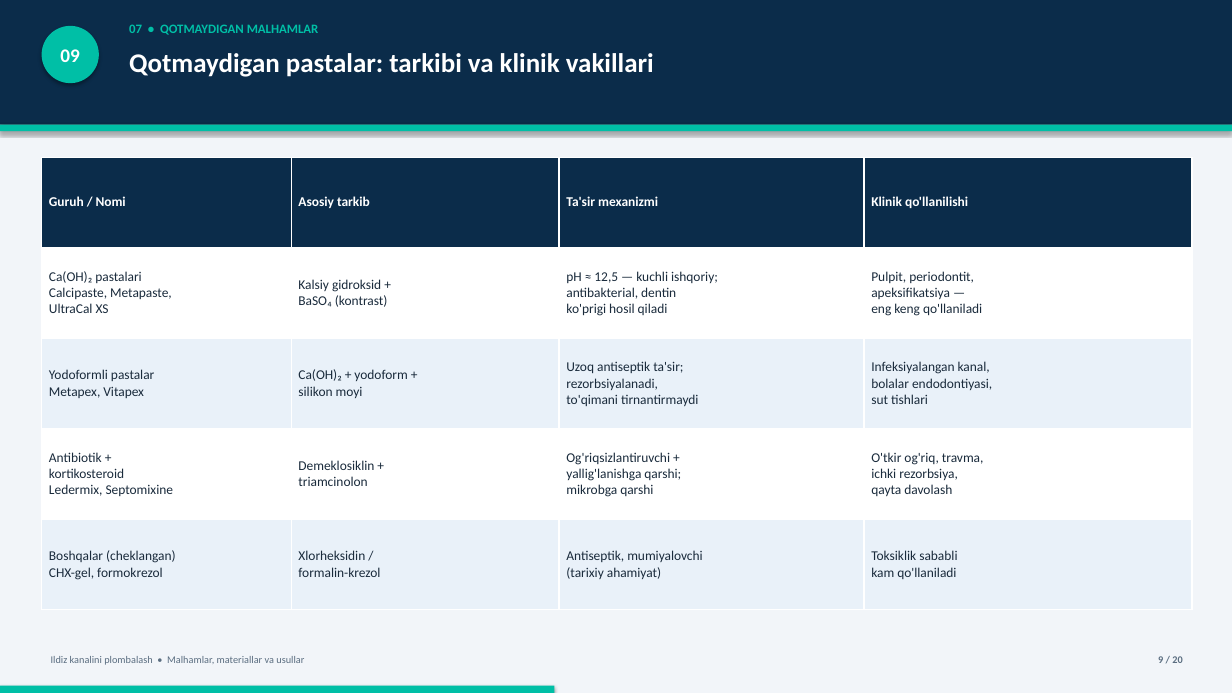
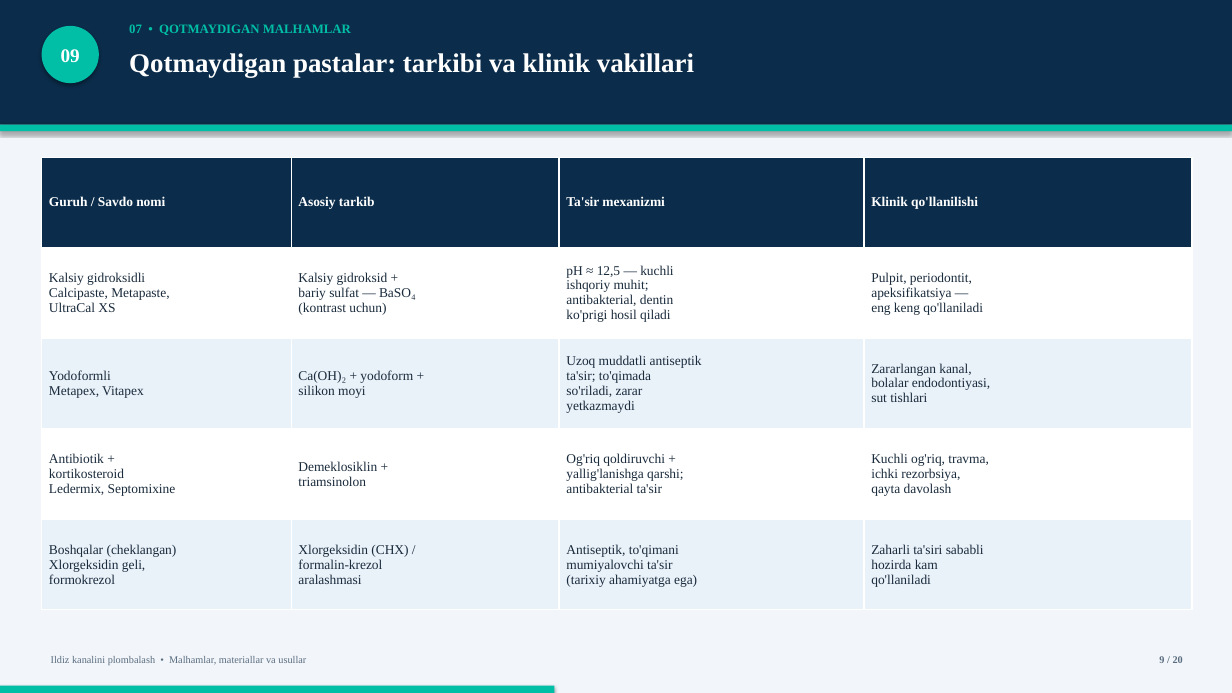
Before and after one commit to jabborovd18-collab/jdakimyo, a slide deck: slide 9 of Ildiz_kanalini_plombalash_taqdimot.pptx. Drawn at 1232x693 pixels with LibreOffice and Linux fonts; fonts in the diff are those of the drawing. Boxes give left, top, right and bottom in pixels: in the first picture for what was removed or moved away, otherwise in the second. Text is boxed around its words. In the diff, an @@ line names an element or a change of style, - is before the commit and + after.

Commit message:
Premium v3: Times New Roman, pure Uzbek terminology, scientific upgrade

```diff
--- a/Ildiz_kanalini_plombalash_taqdimot.pptx
+++ b/Ildiz_kanalini_plombalash_taqdimot.pptx
@@ table at bbox=[42, 157, 1192, 610] @@
-row 1, column 1: Guruh / Nomi
+row 1, column 1: Guruh / Savdo nomi
-row 2: Ca(OH)₂ pastalari Calcipaste, Metapaste, UltraCal XS | Kalsiy gidroksid + BaSO₄ (kontrast) | pH ≈ 12,5 — kuchli ishqoriy; antibakterial, dentin ko'prigi hosil qiladi | Pulpit, periodontit, apeksifikatsiya — eng keng qo'llaniladi
+row 2: Kalsiy gidroksidli Calcipaste, Metapaste, UltraCal XS | Kalsiy gidroksid + bariy sulfat — BaSO₄ (kontrast uchun) | pH ≈ 12,5 — kuchli ishqoriy muhit; antibakterial, dentin ko'prigi hosil qiladi | Pulpit, periodontit, apeksifikatsiya — eng keng qo'llaniladi
-row 3: Yodoformli pastalar Metapex, Vitapex | Ca(OH)₂ + yodoform + silikon moyi | Uzoq antiseptik ta'sir; rezorbsiyalanadi, to'qimani tirnantirmaydi | Infeksiyalangan kanal, bolalar endodontiyasi, sut tishlari
+row 3: Yodoformli Metapex, Vitapex | Ca(OH)₂ + yodoform + silikon moyi | Uzoq muddatli antiseptik ta'sir; to'qimada so'riladi, zarar yetkazmaydi | Zararlangan kanal, bolalar endodontiyasi, sut tishlari
-row 4: Antibiotik + kortikosteroid Ledermix, Septomixine | Demeklosiklin + triamcinolon | Og'riqsizlantiruvchi + yallig'lanishga qarshi; mikrobga qarshi | O'tkir og'riq, travma, ichki rezorbsiya, qayta davolash
+row 4: Antibiotik + kortikosteroid Ledermix, Septomixine | Demeklosiklin + triamsinolon | Og'riq qoldiruvchi + yallig'lanishga qarshi; antibakterial ta'sir | Kuchli og'riq, travma, ichki rezorbsiya, qayta davolash
-row 5: Boshqalar (cheklangan) CHX-gel, formokrezol | Xlorheksidin / formalin-krezol | Antiseptik, mumiyalovchi (tarixiy ahamiyat) | Toksiklik sababli kam qo'llaniladi
+row 5: Boshqalar (cheklangan) Xlorgeksidin geli, formokrezol | Xlorgeksidin (CHX) / formalin-krezol aralashmasi | Antiseptik, to'qimani mumiyalovchi ta'sir (tarixiy ahamiyatga ega) | Zaharli ta'siri sababli hozirda kam qo'llaniladi
@@ font Calibri to Times New Roman in "Asosiy tarkib", "Ta'sir mexanizmi", "Klinik qo'llanilishi", "Pulpit, periodontit, apeksifikatsiya — eng keng qo'llaniladi" and 2 more places @@
@@ font Calibri to Times New Roman in 5 elements at bbox=[42, 26, 99, 83], bbox=[129, 24, 351, 35], bbox=[129, 53, 694, 77], bbox=[51, 656, 306, 665], bbox=[1159, 656, 1183, 663] @@
```
Also in this commit, not shown: 19 other slides changed, 1 other file.
